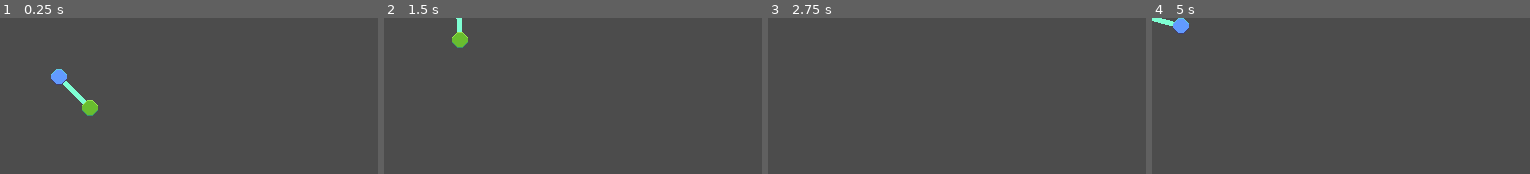
Above: before the commit, frames 1-4 (left to right).
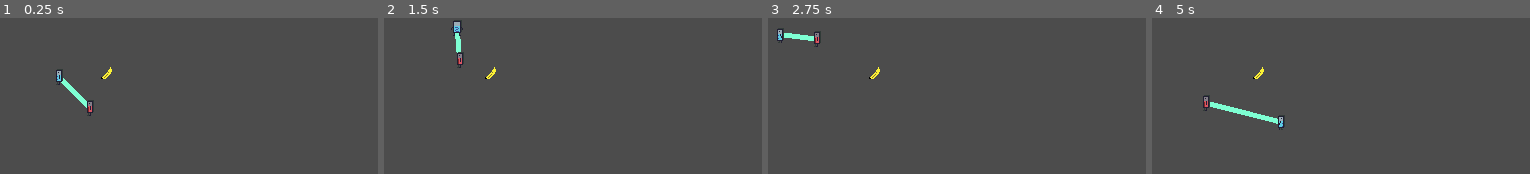
Above: after the commit, the same moments.

Repository: Cmdr3nder/magny-and-ferrus
Game: Godot game, scene res://Main.tscn
Two runs of this game, one before a commit and one after it. Both use one fixed random seed, a clock stepped at 60 frames per second and the inputs below. Before the commit the project starts from res://Brothers.tscn.
Inputs:
- Up to frame 1 (0.25 s): no input
- Up to frame 2 (1.5 s): hold W (p1_up) from 0.53 s (still down)
- Up to frame 3 (2.75 s): release W (p1_up) at 2.03 s; hold A (p1_left) from 2.03 s (still down)
- Up to frame 4 (5 s): release A (p1_left) at 3.53 s; hold S (p1_down) 3.53-4.28 s; hold D (p1_right) from 4.28 s (still down)

The runs differ from the first frame. In frame 1, 0.7% of the frame differs, in the area x 13-30%, y 31-63%; in frame 2, 0.8%; in frame 3, 0.7%; in frame 4, 1.5%, in the area x 0-36%, y 0-72%.

Commit message:
Animations!!!

Diff:
--- a/Brother.gd
+++ b/Brother.gd
@@ -2,13 +2,18 @@
 
 signal broadcast_pos(pos)
 
-var other_brother_pos = Vector2(0, 0)
+var other_brother_pos = Vector2.ZERO
 export(int) var connection_force = 1
 export(int) var speed = 200
 export(String) var up_btn = "p1_up"
 export(String) var down_btn = "p1_down"
 export(String) var left_btn = "p1_left"
 export(String) var right_btn = "p1_right"
+
+onready var animationPlayer = $AnimationPlayer
+onready var animationTree = $AnimationTree
+onready var animationState = animationTree.get("parameters/playback")
+
 
 func listen_other_pos(pos):
 	other_brother_pos = pos
@@ -17,7 +22,7 @@
 func _process(delta):
 	var magnetic_mult = global_position.distance_to(other_brother_pos) * connection_force
 	var magnetic_force = global_position.direction_to(other_brother_pos).normalized()
-	var control_force = Vector2(0, 0)
+	var control_force = Vector2.ZERO
 	if Input.is_action_pressed(up_btn):
 		control_force.y -= 1
 	if Input.is_action_pressed(down_btn):
@@ -27,6 +32,13 @@
 	if Input.is_action_pressed(right_btn):
 		control_force.x += 1
 	control_force = control_force.normalized()
+	if control_force != Vector2.ZERO:
+		# moving!
+		animationTree.set("parameters/Idle/blend_position", control_force)
+		animationTree.set("parameters/Run/blend_position", control_force)
+		animationState.travel("Run")
+	else:
+		animationState.travel("Idle")
 	# include controls force too
 	var impulse = (magnetic_force * magnetic_mult) + (control_force * speed)
 	move_and_slide(impulse)
--- a/Brother.tscn
+++ b/Brother.tscn
@@ -1,16 +1,238 @@
-[gd_scene load_steps=4 format=2]
+[gd_scene load_steps=26 format=2]
 
 [ext_resource path="res://Brother.gd" type="Script" id=1]
-[ext_resource path="res://blue-brother-temp.png" type="Texture" id=2]
-
-[sub_resource type="CircleShape2D" id=1]
-radius = 8.0
+[ext_resource path="res://Ferrus_Front.png" type="Texture" id=2]
+
+[sub_resource type="CapsuleShape2D" id=1]
+radius = 3.20335
+height = 2.18489
+
+[sub_resource type="Animation" id=24]
+resource_name = "IdleDown"
+length = 0.1
+loop = true
+tracks/0/type = "value"
+tracks/0/path = NodePath("Sprite:frame")
+tracks/0/interp = 1
+tracks/0/loop_wrap = true
+tracks/0/imported = false
+tracks/0/enabled = true
+tracks/0/keys = {
+"times": PoolRealArray( 0 ),
+"transitions": PoolRealArray( 1 ),
+"update": 1,
+"values": [ 0 ]
+}
+
+[sub_resource type="Animation" id=23]
+resource_name = "IdleLeft"
+length = 0.1
+loop = true
+tracks/0/type = "value"
+tracks/0/path = NodePath("Sprite:frame")
+tracks/0/interp = 1
+tracks/0/loop_wrap = true
+tracks/0/imported = false
+tracks/0/enabled = true
+tracks/0/keys = {
+"times": PoolRealArray( 0 ),
+"transitions": PoolRealArray( 1 ),
+"update": 1,
+"values": [ 9 ]
+}
+
+[sub_resource type="Animation" id=26]
+resource_name = "IdleRight"
+length = 0.1
+loop = true
+tracks/0/type = "value"
+tracks/0/path = NodePath("Sprite:frame")
+tracks/0/interp = 1
+tracks/0/loop_wrap = true
+tracks/0/imported = false
+tracks/0/enabled = true
+tracks/0/keys = {
+"times": PoolRealArray( 0 ),
+"transitions": PoolRealArray( 1 ),
+"update": 1,
+"values": [ 3 ]
+}
+
+[sub_resource type="Animation" id=25]
+resource_name = "IdleUp"
+length = 0.1
+loop = true
+tracks/0/type = "value"
+tracks/0/path = NodePath("Sprite:frame")
+tracks/0/interp = 1
+tracks/0/loop_wrap = true
+tracks/0/imported = false
+tracks/0/enabled = true
+tracks/0/keys = {
+"times": PoolRealArray( 0 ),
+"transitions": PoolRealArray( 1 ),
+"update": 1,
+"values": [ 6 ]
+}
+
+[sub_resource type="Animation" id=27]
+resource_name = "RunDown"
+length = 0.4
+loop = true
+tracks/0/type = "value"
+tracks/0/path = NodePath("Sprite:frame")
+tracks/0/interp = 1
+tracks/0/loop_wrap = true
+tracks/0/imported = false
+tracks/0/enabled = true
+tracks/0/keys = {
+"times": PoolRealArray( 0, 0.1, 0.2, 0.3 ),
+"transitions": PoolRealArray( 1, 1, 1, 1 ),
+"update": 1,
+"values": [ 1, 0, 2, 0 ]
+}
+
+[sub_resource type="Animation" id=29]
+resource_name = "RunLeft"
+length = 0.4
+loop = true
+tracks/0/type = "value"
+tracks/0/path = NodePath("Sprite:frame")
+tracks/0/interp = 1
+tracks/0/loop_wrap = true
+tracks/0/imported = false
+tracks/0/enabled = true
+tracks/0/keys = {
+"times": PoolRealArray( 0, 0.1, 0.2, 0.3 ),
+"transitions": PoolRealArray( 1, 1, 1, 1 ),
+"update": 1,
+"values": [ 10, 9, 11, 9 ]
+}
+
+[sub_resource type="Animation" id=30]
+resource_name = "RunRight"
+length = 0.4
+loop = true
+tracks/0/type = "value"
+tracks/0/path = NodePath("Sprite:frame")
+tracks/0/interp = 1
+tracks/0/loop_wrap = true
+tracks/0/imported = false
+tracks/0/enabled = true
+tracks/0/keys = {
+"times": PoolRealArray( 0, 0.1, 0.2, 0.3 ),
+"transitions": PoolRealArray( 1, 1, 1, 1 ),
+"update": 1,
+"values": [ 4, 3, 5, 3 ]
+}
+
+[sub_resource type="Animation" id=28]
+resource_name = "RunUp"
+length = 0.4
+loop = true
+tracks/0/type = "value"
+tracks/0/path = NodePath("Sprite:frame")
+tracks/0/interp = 1
+tracks/0/loop_wrap = true
+tracks/0/imported = false
+tracks/0/enabled = true
+tracks/0/keys = {
+"times": PoolRealArray( 0, 0.1, 0.2, 0.3 ),
+"transitions": PoolRealArray( 1, 1, 1, 1 ),
+"update": 1,
+"values": [ 7, 6, 8, 6 ]
+}
+
+[sub_resource type="AnimationNodeAnimation" id=9]
+animation = "IdleLeft"
+
+[sub_resource type="AnimationNodeAnimation" id=10]
+animation = "IdleDown"
+
+[sub_resource type="AnimationNodeAnimation" id=11]
+animation = "IdleRight"
+
+[sub_resource type="AnimationNodeAnimation" id=12]
+animation = "IdleUp"
+
+[sub_resource type="AnimationNodeBlendSpace2D" id=13]
+blend_point_0/node = SubResource( 9 )
+blend_point_0/pos = Vector2( -1, 0 )
+blend_point_1/node = SubResource( 10 )
+blend_point_1/pos = Vector2( 0, 1.1 )
+blend_point_2/node = SubResource( 11 )
+blend_point_2/pos = Vector2( 1, 0 )
+blend_point_3/node = SubResource( 12 )
+blend_point_3/pos = Vector2( 0, -1.1 )
+min_space = Vector2( -1, -1.1 )
+max_space = Vector2( 1, 1.1 )
+blend_mode = 1
+
+[sub_resource type="AnimationNodeAnimation" id=14]
+animation = "RunLeft"
+
+[sub_resource type="AnimationNodeAnimation" id=15]
+animation = "RunDown"
+
+[sub_resource type="AnimationNodeAnimation" id=16]
+animation = "RunRight"
+
+[sub_resource type="AnimationNodeAnimation" id=17]
+animation = "RunUp"
+
+[sub_resource type="AnimationNodeBlendSpace2D" id=18]
+blend_point_0/node = SubResource( 14 )
+blend_point_0/pos = Vector2( -1, 0 )
+blend_point_1/node = SubResource( 15 )
+blend_point_1/pos = Vector2( 0, 1.1 )
+blend_point_2/node = SubResource( 16 )
+blend_point_2/pos = Vector2( 1, 0 )
+blend_point_3/node = SubResource( 17 )
+blend_point_3/pos = Vector2( 0, -1.1 )
+min_space = Vector2( -1, -1.1 )
+max_space = Vector2( 1, 1.1 )
+blend_mode = 1
+
+[sub_resource type="AnimationNodeStateMachineTransition" id=19]
+
+[sub_resource type="AnimationNodeStateMachineTransition" id=20]
+
+[sub_resource type="AnimationNodeStateMachine" id=21]
+states/Idle/node = SubResource( 13 )
+states/Idle/position = Vector2( 742, 70 )
+states/Run/node = SubResource( 18 )
+states/Run/position = Vector2( 991, 70 )
+transitions = [ "Idle", "Run", SubResource( 19 ), "Run", "Idle", SubResource( 20 ) ]
+start_node = "Idle"
+
+[sub_resource type="AnimationNodeStateMachinePlayback" id=22]
 
 [node name="Brother" type="KinematicBody2D"]
 script = ExtResource( 1 )
 
 [node name="CollisionShape2D" type="CollisionShape2D" parent="."]
+position = Vector2( -0.707901, 6.37115 )
 shape = SubResource( 1 )
 
 [node name="Sprite" type="Sprite" parent="."]
 texture = ExtResource( 2 )
+hframes = 12
+frame = 9
+
+[node name="AnimationPlayer" type="AnimationPlayer" parent="."]
+anims/IdleDown = SubResource( 24 )
+anims/IdleLeft = SubResource( 23 )
+anims/IdleRight = SubResource( 26 )
+anims/IdleUp = SubResource( 25 )
+anims/RunDown = SubResource( 27 )
+anims/RunLeft = SubResource( 29 )
+anims/RunRight = SubResource( 30 )
+anims/RunUp = SubResource( 28 )
+
+[node name="AnimationTree" type="AnimationTree" parent="."]
+tree_root = SubResource( 21 )
+anim_player = NodePath("../AnimationPlayer")
+active = true
+parameters/playback = SubResource( 22 )
+parameters/Idle/blend_position = Vector2( 0, 0 )
+parameters/Run/blend_position = Vector2( 0, 0 )
--- a/Brothers.tscn
+++ b/Brothers.tscn
@@ -1,8 +1,10 @@
-[gd_scene load_steps=4 format=2]
+[gd_scene load_steps=5 format=2]
 
-[ext_resource path="res://green-brother-temp.png" type="Texture" id=1]
+[ext_resource path="res://Magny_final..png" type="Texture" id=1]
 [ext_resource path="res://Connector.gd" type="Script" id=2]
 [ext_resource path="res://Brother.tscn" type="PackedScene" id=3]
+
+[sub_resource type="AnimationNodeStateMachinePlayback" id=1]
 
 [node name="Brothers" type="Node2D"]
 
@@ -22,8 +24,11 @@
 [node name="Sprite" parent="Brother2" index="1"]
 texture = ExtResource( 1 )
 
+[node name="AnimationTree" parent="Brother2" index="3"]
+parameters/playback = SubResource( 1 )
+
+[connection signal="broadcast_pos" from="Brother" to="Brother2" method="listen_other_pos"]
 [connection signal="broadcast_pos" from="Brother" to="Connector" method="_update_one_pos"]
-[connection signal="broadcast_pos" from="Brother" to="Brother2" method="listen_other_pos"]
 [connection signal="broadcast_pos" from="Brother2" to="Connector" method="_update_two_pos"]
 [connection signal="broadcast_pos" from="Brother2" to="Brother" method="listen_other_pos"]
 
--- /dev/null
+++ b/Collectible.gd
@@ -0,0 +1,5 @@
+extends Node2D
+
+
+func _on_Collectible_body_entered(body):
+	queue_free()
--- /dev/null
+++ b/Collectible.tscn
@@ -0,0 +1,22 @@
+[gd_scene load_steps=4 format=2]
+
+[ext_resource path="res://banana.png" type="Texture" id=1]
+[ext_resource path="res://Collectible.gd" type="Script" id=2]
+
+[sub_resource type="CapsuleShape2D" id=1]
+radius = 1.60975
+height = 9.92067
+
+[node name="Collectible" type="Area2D"]
+script = ExtResource( 2 )
+
+[node name="Sprite" type="Sprite" parent="."]
+texture = ExtResource( 1 )
+
+[node name="CollisionShape2D" type="CollisionShape2D" parent="."]
+position = Vector2( 0.250282, 1.25141 )
+rotation = 0.726057
+scale = Vector2( 1, 1 )
+shape = SubResource( 1 )
+
+[connection signal="body_entered" from="." to="." method="_on_Collectible_body_entered"]
--- a/Main.tscn
+++ b/Main.tscn
@@ -1,11 +1,44 @@
-[gd_scene load_steps=3 format=2]
+[gd_scene load_steps=6 format=2]
 
 [ext_resource path="res://Brothers.tscn" type="PackedScene" id=1]
 [ext_resource path="res://Main.gd" type="Script" id=2]
+[ext_resource path="res://Collectible.tscn" type="PackedScene" id=3]
+
+[sub_resource type="AnimationNodeStateMachinePlayback" id=1]
+
+[sub_resource type="RectangleShape2D" id=2]
+extents = Vector2( 301.792, 10 )
 
 [node name="Main" type="Node2D"]
 script = ExtResource( 2 )
 
 [node name="Brothers" parent="." instance=ExtResource( 1 )]
 
+[node name="AnimationTree" parent="Brothers/Brother2" index="3"]
+parameters/playback = SubResource( 1 )
+
+[node name="Collectible" parent="." instance=ExtResource( 3 )]
+position = Vector2( 106.778, 55.1215 )
+
+[node name="Walls" type="StaticBody2D" parent="."]
+
+[node name="A" type="CollisionShape2D" parent="Walls"]
+position = Vector2( 213.505, 1.58739 )
+shape = SubResource( 2 )
+
+[node name="A2" type="CollisionShape2D" parent="Walls"]
+position = Vector2( 210.331, 267.477 )
+shape = SubResource( 2 )
+
+[node name="A3" type="CollisionShape2D" parent="Walls"]
+position = Vector2( 485.745, 135.723 )
+rotation = 1.5708
+shape = SubResource( 2 )
+
+[node name="A4" type="CollisionShape2D" parent="Walls"]
+position = Vector2( -1.58746, 187.313 )
+rotation = 1.5708
+shape = SubResource( 2 )
+
 [editable path="Brothers"]
+[editable path="Brothers/Brother2"]
--- a/project.godot
+++ b/project.godot
@@ -11,7 +11,7 @@
 [application]
 
 config/name="joined-together-gmtk-2021"
-run/main_scene="res://Brothers.tscn"
+run/main_scene="res://Main.tscn"
 config/icon="res://icon.png"
 
 [display]
Binary file added: Ferrus_Front.png
Not shown, added: Ferrus_Front.png.import
Binary file added: Magny_final..png
Not shown, added: Magny_final..png.import
Binary file added: banana.png
Not shown, added: banana.png.import
Binary file changed: blue-brother-temp.png
